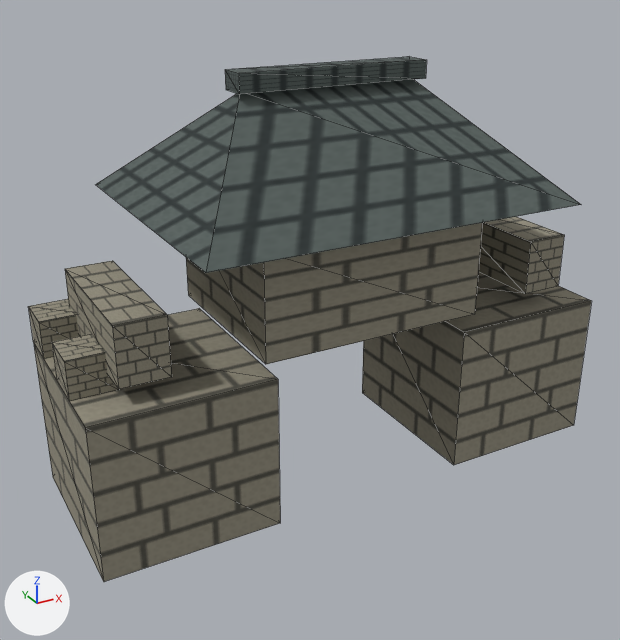
The glTF model app/src/main/assets/3d/sites/gate-lod0.glb, before and after one commit.
Camera for both pictures: a 50 mm lens placed at (-0.705, -1.217, 0.886), pointed at (-0.043, -0.013, 0.284). Every picture has the same lights, and +X, +Y and +Z are marked at lower left. The first picture is the older version. Mesh edges are drawn as thin lines. Vertices at exactly the same position are counted once.
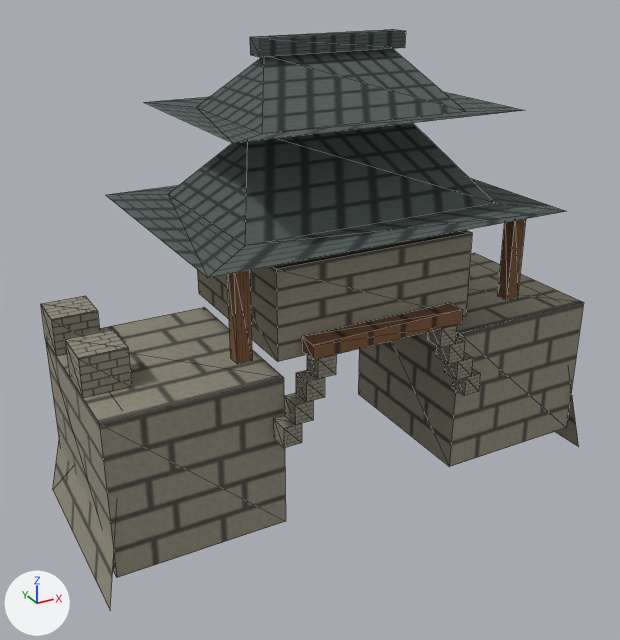
Boxes [x1, y1, x2, y2] around the edits, measured in the pictures (620 x 640 px; the box of a moved part takes in the faces that stretch with it):
'Mesh_0', reshaped (11% taller)
    before: [28, 57, 592, 582]
    after: [41, 29, 584, 610]
part 1 of me_mesh_0, moved or reshaped
    before: [52, 334, 119, 401]
    after: [65, 330, 132, 398]
part 2 of me_mesh_0, moved or reshaped
    before: [186, 223, 482, 364]
    after: [197, 230, 472, 361]
part 3 of me_mesh_0, moved or reshaped (not visible afterwards)
    before: [225, 57, 427, 94]
part 4 of me_mesh_0, moved or reshaped
    before: [65, 261, 172, 389]
    after: [250, 29, 406, 57]
part 5 of me_mesh_0, moved or reshaped
    before: [478, 217, 564, 294]
    after: [273, 415, 302, 448]
part 6 of me_mesh_0, added
    after: [284, 393, 313, 425]
part 7 of me_mesh_0, added
    after: [296, 370, 325, 402]
part 8 of me_mesh_0, added
    after: [307, 355, 336, 379]
part 9 of me_mesh_0, added (brown)
    after: [227, 270, 252, 364]
part 10 of me_mesh_0, added
    after: [452, 368, 480, 395]
part 11 of me_mesh_0, added
    after: [444, 353, 473, 380]
part 12 of me_mesh_0, added
    after: [436, 336, 465, 364]
part 13 of me_mesh_0, added
    after: [427, 325, 457, 348]
part 14 of me_mesh_0, added (brown)
    after: [497, 219, 526, 301]
part 15 of me_mesh_0, added (brown)
    after: [302, 303, 463, 360]
part 16 of me_mesh_0, rebuilt
    before: [28, 299, 280, 582]
    after: [41, 296, 286, 577]
part 17 of me_mesh_0, rebuilt
    before: [362, 271, 592, 465]
    after: [358, 253, 584, 467]
part 18 of me_mesh_0, rebuilt (20% shorter)
    before: [95, 80, 581, 273]
    after: [106, 123, 566, 278]
part 19 of me_mesh_0, added
    after: [53, 49, 579, 610]

The change, as a list of edits to the scene's bpy script:
```text
Change me_mesh_0:
    remove me_mesh_0.from_pydata(...)  # 84 vertices, 106 faces; spans x -0.48..0.48, y -0.25..0.25, z 0.0..0.71
    add me_mesh_0.from_pydata(...)  # 186 vertices, 232 faces; spans x -0.48..0.48, y -0.23..0.23, z -0.04..0.756
    me_mesh_0 part 1: the loose piece of 8 vertices spanning x -0.48..-0.405, y -0.075..0.0, z 0.27..0.335 is moved by (0.02, 0.0, 0.0)
    me_mesh_0 part 2: the loose piece of 8 vertices spanning x -0.2..0.2, y -0.16..0.16, z 0.3..0.48 is scaled about its middle by (0.9, 1, 0.833), then moved by (0.0, 0.0, -0.015)
    me_mesh_0 part 3: the loose piece of 8 vertices spanning x -0.169..0.169, y -0.025..0.025, z 0.68..0.71 is scaled about its middle by (0.969, 0.68, 0.867), then moved by (0.0, 0.0, -0.062)
    me_mesh_0 part 4: the loose piece of 8 vertices spanning x -0.42..-0.34, y -0.13..0.13, z 0.3..0.4 is scaled about its middle by (3.25, 0.131, 0.26), then moved by (0.38, 0.0, 0.393)
    me_mesh_0 part 5: the loose piece of 8 vertices spanning x 0.34..0.42, y -0.13..0.13, z 0.3..0.4 is scaled about its middle by (0.4, 0.135, 0.35), then moved by (-0.555, -0.181, -0.163)
    me_mesh_0 part 6: the loose piece of 8 vertices spanning x -0.2..0.2, y -0.16..0.16, z 0.3..0.48 is copied, and the copy is scaled about its middle by (0.08, 0.109, 0.194), then moved by (-0.155, -0.181, -0.168); it spans x -0.171..-0.139, y -0.198..-0.163, z 0.205..0.24
    me_mesh_0 part 7: the loose piece of 8 vertices spanning x -0.2..0.2, y -0.16..0.16, z 0.3..0.48 is copied, and the copy is scaled about its middle by (0.08, 0.109, 0.194), then moved by (-0.135, -0.181, -0.133); it spans x -0.151..-0.119, y -0.198..-0.163, z 0.24..0.275
    me_mesh_0 part 8: the loose piece of 8 vertices spanning x -0.2..0.2, y -0.16..0.16, z 0.3..0.48 is copied, and the copy is scaled about its middle by (0.08, 0.109, 0.194), then moved by (-0.115, -0.181, -0.097); it spans x -0.131..-0.099, y -0.198..-0.163, z 0.275..0.31
    me_mesh_0 part 9: the loose piece of 8 vertices spanning x -0.42..-0.34, y -0.13..0.13, z 0.3..0.4 is copied, and the copy is scaled about its middle by (0.3, 0.0923, 1.5), then moved by (0.13, -0.182, 0.055); it spans x -0.262..-0.238, y -0.194..-0.17, z 0.33..0.48
    me_mesh_0 part 10: the loose piece of 8 vertices spanning x 0.18..0.255, y -0.075..0.0, z 0.27..0.335 is copied, and the copy is scaled about its middle by (0.427, 0.467, 0.538), then moved by (-0.043, -0.143, -0.115); it spans x 0.159..0.191, y -0.198..-0.163, z 0.17..0.205
    me_mesh_0 part 11: the loose piece of 8 vertices spanning x 0.18..0.255, y -0.075..0.0, z 0.27..0.335 is copied, and the copy is scaled about its middle by (0.427, 0.467, 0.538), then moved by (-0.062, -0.143, -0.08); it spans x 0.139..0.171, y -0.198..-0.163, z 0.205..0.24
    me_mesh_0 part 12: the loose piece of 8 vertices spanning x 0.18..0.255, y -0.075..0.0, z 0.27..0.335 is copied, and the copy is scaled about its middle by (0.427, 0.467, 0.538), then moved by (-0.083, -0.143, -0.045); it spans x 0.119..0.151, y -0.198..-0.163, z 0.24..0.275
    me_mesh_0 part 13: the loose piece of 8 vertices spanning x 0.18..0.255, y -0.075..0.0, z 0.27..0.335 is copied, and the copy is scaled about its middle by (0.427, 0.467, 0.538), then moved by (-0.103, -0.143, -0.01); it spans x 0.099..0.131, y -0.198..-0.163, z 0.275..0.31
    me_mesh_0 part 14: the loose piece of 8 vertices spanning x 0.18..0.255, y -0.075..0.0, z 0.27..0.335 is copied, and the copy is scaled about its middle by (0.32, 0.32, 2.31), then moved by (0.032, -0.145, 0.102); it spans x 0.238..0.262, y -0.194..-0.17, z 0.33..0.48
    me_mesh_0 part 15: the loose piece of 8 vertices spanning x -0.2..0.2, y -0.16..0.16, z 0.3..0.48 is copied, and the copy is scaled about its middle by (0.7, 0.109, 0.139), then moved by (0.0, -0.182, -0.067); it spans x -0.14..0.14, y -0.199..-0.164, z 0.31..0.335
    me_mesh_0 part 16: the loose piece of 15 vertices spanning x -0.48..-0.18, y -0.16..0.16, z 0.0..0.335 is rebuilt with 15 vertices and now spans x -0.46..-0.17, y -0.16..0.16, z 0.0..0.335
    me_mesh_0 part 17: the loose piece of 15 vertices spanning x 0.18..0.48, y -0.16..0.16, z 0.0..0.335 is rebuilt with 15 vertices and now spans x 0.17..0.46, y -0.16..0.16, z 0.0..0.335
    me_mesh_0 part 18: the loose piece of 6 vertices spanning x -0.325..0.325, y -0.25..0.25, z 0.5..0.68 is rebuilt with 10 vertices and now spans x -0.315..0.315, y -0.23..0.23, z 0.485..0.62
    me_mesh_0 part 19: 18 vertices added at x -0.48..0.48, y -0.18..0.18, z -0.04..0.73
    other edits to the shape of me_mesh_0 do not show in these pictures
```
